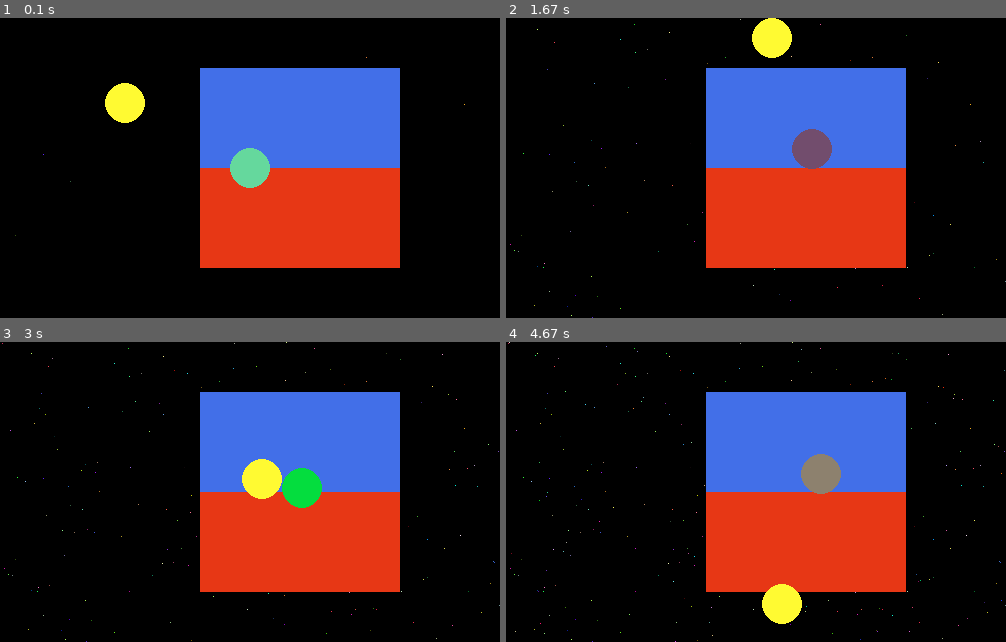
Above: before the commit, frames 1-4 (two rows, left to right).
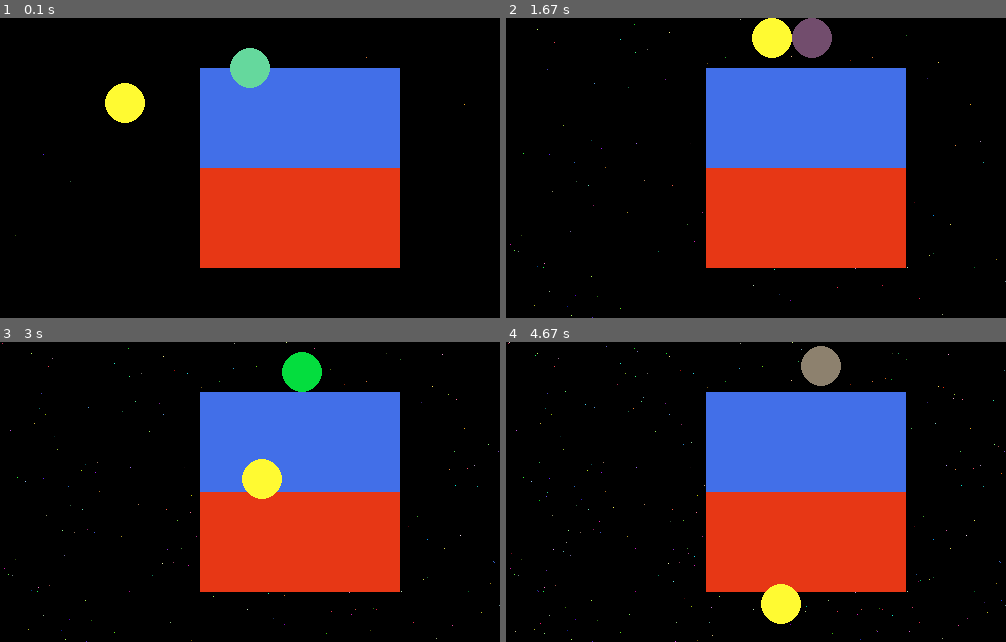
Above: after the commit, the same moments.

Repository: moeg100/randomCode
Game: pygame game, started from pyGameBasic.py
Two runs of this game, one before a commit and one after it. Both use one fixed random seed, a clock stepped at 60 frames per second and the inputs below.
Inputs:
- Up to frame 1 (0.1 s): no input
- Up to frame 2 (1.67 s): hold R 0.33-0.8 s; hold D 0.33-0.8 s; hold D 0.83-1.3 s; tap Space at 0.9, 1.2, 1.4 s; hold W 1.33-1.63 s
- Up to frame 3 (3 s): hold D 1.67-2.13 s; tap Space at 1.73, 2.03, 2.23, 2.53, 2.8 s; hold A 2.17-2.7 s; hold S from 2.73 s (still down)
- Up to frame 4 (4.67 s): release S at 3.03 s; hold A 3.07-3.47 s; tap Space at 3.13, 3.43, 3.57, 3.97, 4.27, 4.63 s; hold W 3.5-3.87 s; hold D 3.9-4.53 s; hold S from 4.57 s (still down)

The runs differ from the first frame. In frame 1, 1.6% of the frame differs, in the area x 46-54%, y 10-57%; in frame 2, 1.6%; in frame 3, 1.6%; in frame 4, 1.7%, in the area x 51-67%, y 1-94%.

Commit message:
Refactor circle-rectangle collision detection
Refactor collision detection to push back the ball one.

Diff:
--- a/pyGameBasic.py
+++ b/pyGameBasic.py
@@ -24,7 +24,6 @@
 BALL_RADIUS = 20
 GRAVITY = 0.5
 BOUNCE = -0.8
-
 
 
 # The main display
@@ -45,24 +44,34 @@
 print(ball_one)
 
 # Target rectangle
-target_rect = pygame.Rect(200, 50, 200, 100)
+target_rect = pygame.Rect(200, 50, *RECT_SIZE)
 
 
 running = True
 
-
 def circleRectCollide(circle, radius, rectangle):
-	x = max(rectangle.left, min(circle.x, rectangle.right))
-	y = max(rectangle.top, min(circle.y, rectangle.bottom))
-
-	closest_point = pygame.Vector2(x, y)
-	distance = circle.distance_to(closest_point)
-
-	return distance <= radius
+    x = max(rectangle.left, min(circle.x, rectangle.right))
+    y = max(rectangle.top, min(circle.y, rectangle.bottom))
+
+    closest_point = pygame.Vector2(x, y)
+    delta = circle - closest_point
+    #print(f"DELTA : {delta}")
+    distance = delta.length()
+    print(distance)
+
+    is_colliding = distance <= radius
+
+    # normal from rect toward circle center (needed for push-out)
+    if distance != 0:
+        normal = delta / distance
+    else:
+        normal = pygame.Vector2(0, -1)  # arbitrary fallback (corner case)
+
+    return is_colliding, distance, normal
+
 
 def keyEvent():
     keys = pygame.key.get_pressed()
-
 
     if keys[pygame.K_q]:
         sys.exit()
@@ -72,7 +81,7 @@
         ball_velocity_two -= GRAVITY
 
     if keys[pygame.K_w]:
-       ball_one.y -= PLAYER_SPEED * dt
+        ball_one.y -= PLAYER_SPEED * dt
 
     if keys[pygame.K_s]:
         ball_one.y += PLAYER_SPEED * dt
@@ -81,14 +90,13 @@
         ball_one.x -= PLAYER_SPEED * dt
         ball_two.x -= PLAYER_SPEED * dt
 
-
     if keys[pygame.K_d]:
         ball_one.x += PLAYER_SPEED * dt
         ball_two.x += PLAYER_SPEED * dt
 
     if keys[pygame.K_r]:
-    	ball_two.x = 250
-    	ball_two.y = 250
+        ball_two.x = 250
+        ball_two.y = 250
 
 
 while running:
@@ -107,20 +115,18 @@
 
     # This draws the pixels color
     random_color = (
-            rd.randint(0, 255),
-            rd.randint(0, 255),
-            rd.randint(0, 255),
-        )
+        rd.randint(0, 255),
+        rd.randint(0, 255),
+        rd.randint(0, 255),
+    )
 
     pixel_surface.set_at((random_pixel_x, random_pixel_y), random_color)
 
     screen.blit(pixel_surface, (0, 0))
-
 
     # The two rectangles
     pygame.draw.rect(screen, RECT_COLOR, (*RECT_POS, *RECT_SIZE))
     pygame.draw.rect(screen, TARGET_COLOR, target_rect)
-
 
     # Circle 1
     pygame.draw.circle(
@@ -132,33 +138,29 @@
 
     # Ball physics
 
-    #ball_velocity_one += GRAVITY
-    #ball_one.y += ball_velocity_one
+    # ball_velocity_one += GRAVITY
+    # ball_one.y += ball_velocity_one
 
     ball_velocity_two += GRAVITY
     ball_two.y += ball_velocity_two
 
-    #if ball_one.y + BALL_RADIUS >= SCREEN_HEIGHT:
-    #    ball_one.y = SCREEN_HEIGHT - BALL_RADIUS
-    #    ball_velocity_one *= BOUNCE
-
+    # if ball_one.y + BALL_RADIUS >= SCREEN_HEIGHT:
+    #     ball_one.y = SCREEN_HEIGHT - BALL_RADIUS
+    #     ball_velocity_one *= BOUNCE
 
     if ball_two.y + BALL_RADIUS >= SCREEN_HEIGHT:
         ball_two.y = SCREEN_HEIGHT - BALL_RADIUS
         ball_velocity_two *= BOUNCE
 
-
-
-    #distance = mth.sqrt((ball_two.x - ball_one.x)**2 + (ball_two.y - ball_one.y)**2)
-    distance = (ball_two.x - ball_one.x)**2 + (ball_two.y - ball_one.y)**2
-
-    #print(distance)
-
-    distanceToMove = BALL_RADIUS *2 - mth.sqrt(distance)
-    #print(distanceToMove)
-
-    angle = (mth.atan2(ball_two.y-ball_one.y, ball_two.x-ball_one.x))
-
+    # distance = mth.sqrt((ball_two.x - ball_one.x)**2 + (ball_two.y - ball_one.y)**2)
+    distance = (ball_two.x - ball_one.x) ** 2 + (ball_two.y - ball_one.y) ** 2
+
+    # print(distance)
+
+    distanceToMove = BALL_RADIUS * 2 - mth.sqrt(distance)
+    # print(distanceToMove)
+
+    angle = mth.atan2(ball_two.y - ball_one.y, ball_two.x - ball_one.x)
 
     """
     if distance <= (BALL_RADIUS*2)**2:
@@ -167,9 +169,9 @@
         ball_two.y += mth.sin(angle) * distanceToMove
     """
     if not (distanceToMove < 0):
-    	#print("COLLISION")
-    	ball_two.x += mth.cos(angle) * distanceToMove
-    	ball_two.y += mth.sin(angle) * distanceToMove
+        # print("COLLISION")
+        ball_two.x += mth.cos(angle) * distanceToMove
+        ball_two.y += mth.sin(angle) * distanceToMove
 
     # Circle 2
     pygame.draw.circle(
@@ -186,13 +188,14 @@
     ball_two.x = max(BALL_RADIUS, min(SCREEN_WIDTH - BALL_RADIUS, ball_two.x))
     ball_two.y = max(BALL_RADIUS, min(SCREEN_HEIGHT - BALL_RADIUS, ball_two.y))
 
-    is_colliding = circleRectCollide(ball_one, BALL_RADIUS, target_rect)
+    #is_colliding = circleRectCollide(ball_one, BALL_RADIUS, target_rect)
+    is_colliding, distance, normal = circleRectCollide(ball_one, BALL_RADIUS, target_rect)
 
     print(is_colliding)
 
-    if is_colliding == True:
-    	print("Now colliding")
-
+    if is_colliding:
+        penetration = BALL_RADIUS - distance
+        ball_one += normal * penetration
 
     pygame.display.flip()
 
